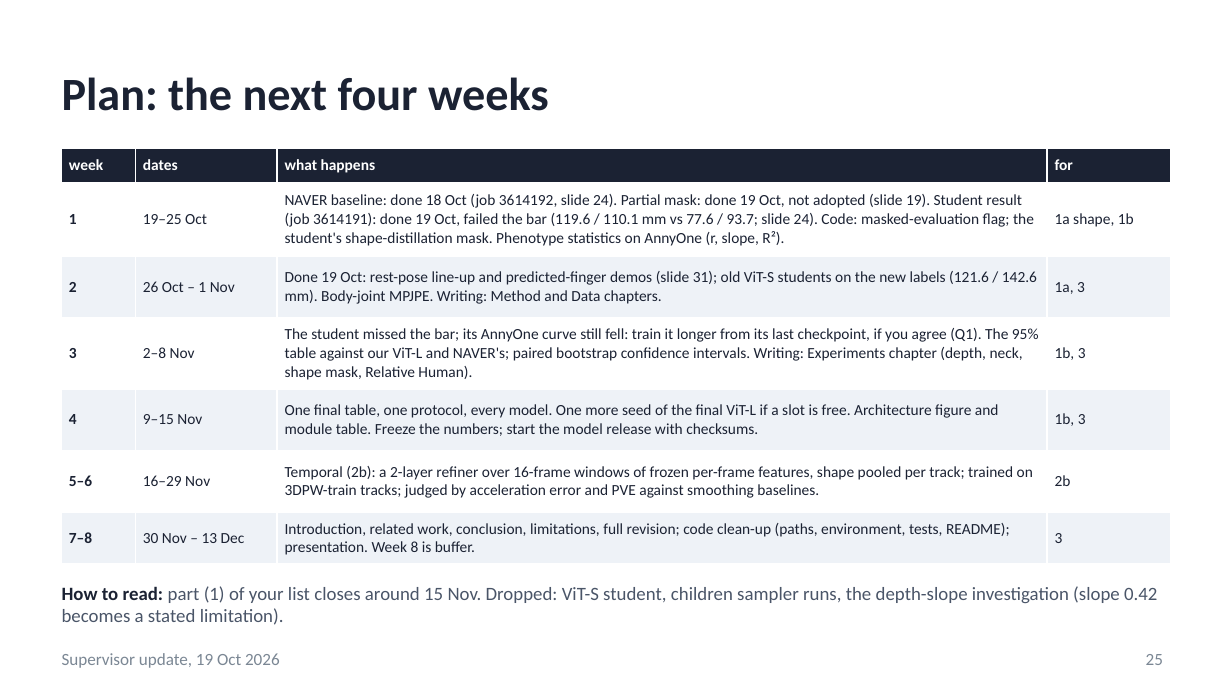
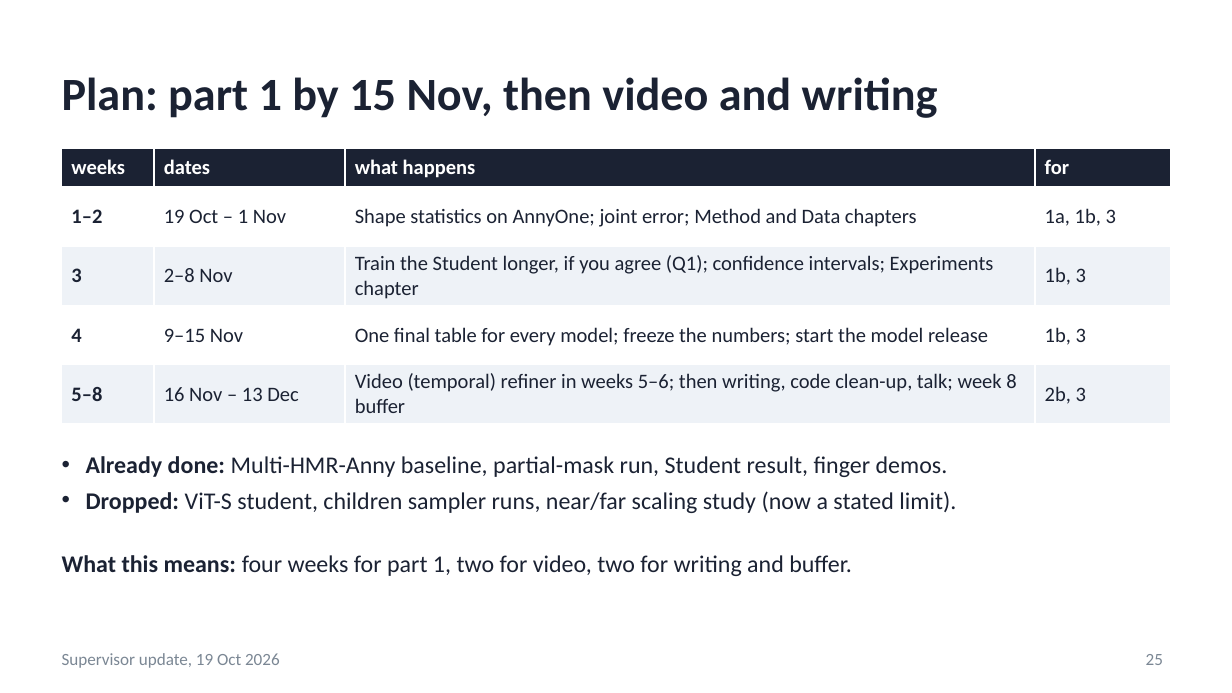
Before and after one commit to saadnajib/Multi-Person-Whole-Body-Human-Mesh-Recovery-in-a-Single-Shot-with-Annyone-dataset-and-3dpw-dataset, a slide deck: slide 25 of docs/supervisor_update_2026-10-19.pptx. Drawn at 1232x693 pixels with LibreOffice and Linux fonts; fonts in the diff are those of the drawing. Boxes give left, top, right and bottom in pixels: in the first picture for what was removed or moved away, otherwise in the second. Text is boxed around its words. In the diff, an @@ line names an element or a change of style, - is before the commit and + after.

```diff
--- a/docs/supervisor_update_2026-10-19.pptx
+++ b/docs/supervisor_update_2026-10-19.pptx
@@ title at bbox=[62, 77, 938, 118]: text changed @@
-Plan: the next four weeks
+Plan: part 1 by 15 Nov, then video and writing
@@ table at bbox=[62, 148, 1170, 417] @@
-row 1: week | dates | what happens | for
-row 2: 1 | 19–25 Oct | NAVER baseline: done 18 Oct (job 3614192, slide 24). Partial mask: done 19 Oct, not adopted (slide 19). Student result (job 3614191): done 19 Oct, failed the bar (119.6 / 110.1 mm vs 77.6 / 93.7; slide 24). Code: masked-evaluation flag; the student's shape-distillation mask. Phenotype statistics on AnnyOne (r, slope, R²). | 1a shape, 1b
-row 3: 2 | 26 Oct – 1 Nov | Done 19 Oct: rest-pose line-up and predicted-finger demos (slide 31); old ViT-S students on the new labels (121.6 / 142.6 mm). Body-joint MPJPE. Writing: Method and Data chapters. | 1a, 3
-row 4: 3 | 2–8 Nov | The student missed the bar; its AnnyOne curve still fell: train it longer from its last checkpoint, if you agree (Q1). The 95% table against our ViT-L and NAVER's; paired bootstrap confidence intervals. Writing: Experiments chapter (depth, neck, shape mask, Relative Human). | 1b, 3
-row 5: 4 | 9–15 Nov | One final table, one protocol, every model. One more seed of the final ViT-L if a slot is free. Architecture figure and module table. Freeze the numbers; start the model release with checksums. | 1b, 3
-row 6: 5–6 | 16–29 Nov | Temporal (2b): a 2-layer refiner over 16-frame windows of frozen per-frame features, shape pooled per track; trained on 3DPW-train tracks; judged by acceleration error and PVE against smoothing baselines. | 2b
-row 7: 7–8 | 30 Nov – 13 Dec | Introduction, related work, conclusion, limitations, full revision; code clean-up (paths, environment, tests, README); presentation. Week 8 is buffer. | 3
+row 1: weeks | dates | what happens | for
+row 2: 1–2 | 19 Oct – 1 Nov | Shape statistics on AnnyOne; joint error; Method and Data chapters | 1a, 1b, 3
+row 3: 3 | 2–8 Nov | Train the Student longer, if you agree (Q1); confidence intervals; Experiments chapter | 1b, 3
+row 4: 4 | 9–15 Nov | One final table for every model; freeze the numbers; start the model release | 1b, 3
+row 5: 5–8 | 16 Nov – 13 Dec | Video (temporal) refiner in weeks 5–6; then writing, code clean-up, talk; week 8 buffer | 2b, 3
@@ text at bbox=[86, 456, 956, 513]: text changed; size 11 to 14 pt; text colour #4A5568 to #1B2233 @@
-How to read: part (1) of your list closes around 15 Nov. Dropped: ViT-S student, children sampler runs, the depth-slope investigation (slope 0.42 becomes a stated limitation).
+• Already done: Multi-HMR-Anny baseline, partial-mask run, Student result, finger demos.
+• Dropped: ViT-S student, children sampler runs, near/far scaling study (now a stated limit).
@@ text added at bbox=[62, 555, 852, 576], 14 pt, text #1B2233 @@
+What this means: four weeks for part 1, two for video, two for writing and buffer.
```
Also in this commit, not shown: 28 other slides changed, 3 slides added, 3 slides removed, 4 other files.
